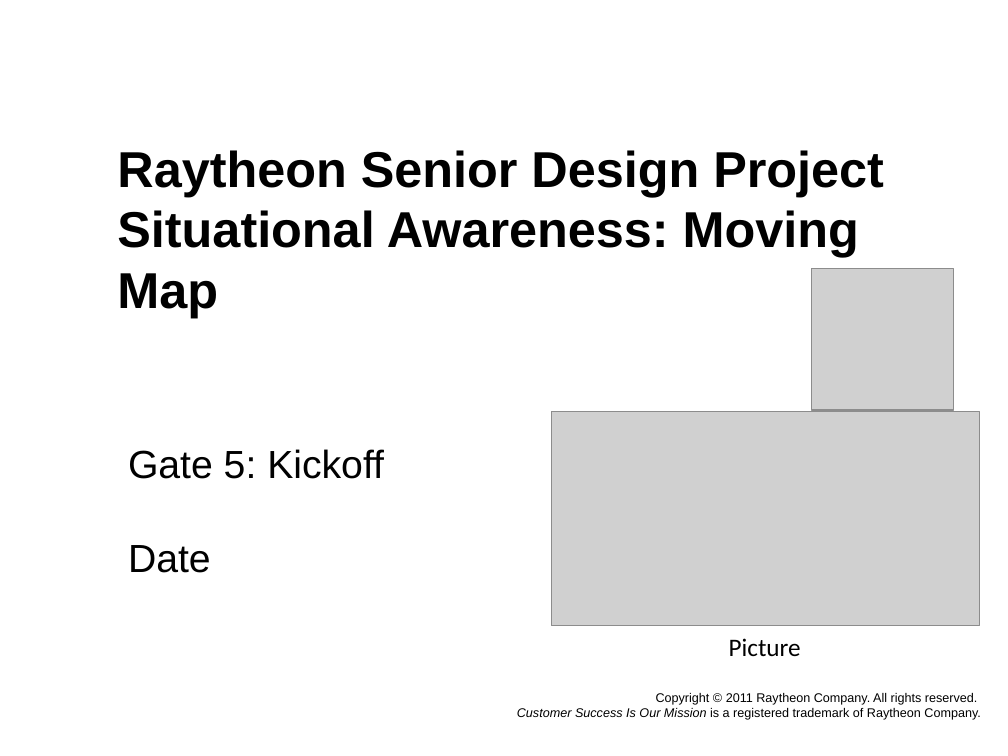
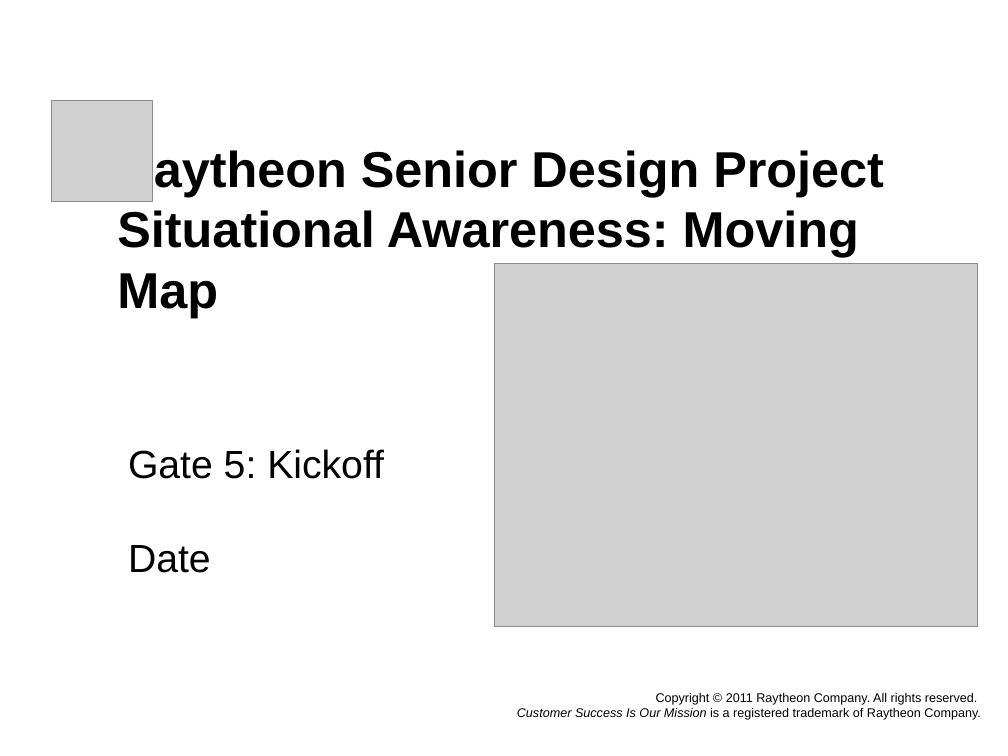
Before and after one commit to atniptw/Senior-Project, a slide deck: slide 1 of Documents/PowerPoints/Senior Design Project - Gate 5 1.0.pptx. Drawn at 1008x756 pixels with LibreOffice and Linux fonts; fonts in the diff are those of the drawing; grey boxes stand for pictures; background and template pictures are left out. Boxes give left, top, right and bottom in pixels: in the first picture for what was removed or moved away, otherwise in the second. Text is boxed around its words. In the diff, an @@ line names an element or a change of style, - is before the commit and + after.

```diff
--- a/Documents/PowerPoints/Senior Design Project - Gate 5 1.0.pptx
+++ b/Documents/PowerPoints/Senior Design Project - Gate 5 1.0.pptx
@@ picture: place and size @@
-picture at <box>811,268,953,409</box>
+picture at <box>51,101,152,202</box>
@@ picture: place and size @@
-picture at <box>551,411,980,626</box>
+picture at <box>494,264,978,627</box>
@@ text removed at <box>729,638,801,656</box> @@
-Picture
```
Also in this commit, not shown: 7 other slides changed, 3 slides added, 6 other files.
